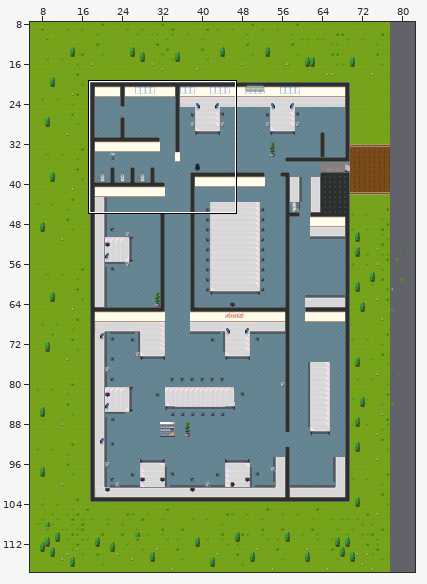
Tiled map (JSON): maps/grenoble_agency.json. Above: a wide view before the commit, with the close-up outlined.
Close-up. First the earlier version:
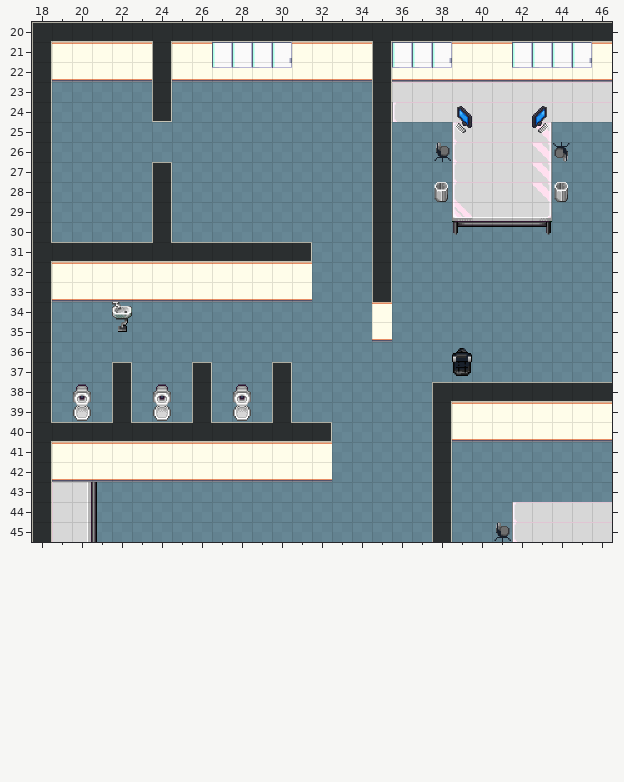
Cells are 32x32 px. Shown: x 18..46, y 20..45. The commit also changed other parts of the map, which this record leaves out.
And afterwards:
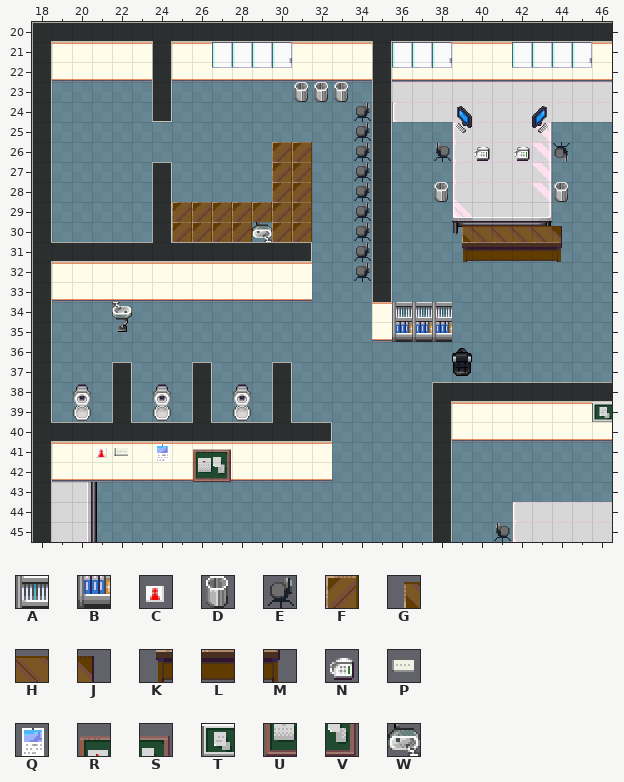
Key: from "office_1": A 19, B 35, C 87, D 96, E 115, F 128, G 129, H 130, J 131, K 145, L 146, M 147, N 151, P 163, Q 183, R 187, S 188, T 201, U 203, V 204, W 216 turned 180.
_ is an empty cell, . an unchanged one.
Diff:
--- layer "layer 1"
@@ x 25..34 @@
-23 ......___.
-24 ........._
-25 ........._
-26 .....__.._
-27 .....__.._
-28 .....__.._
-29 _______.._
-30 ____.__.._
-31 ........._
-32 ........._
+23 ......DDD.
+24 .........E
+25 .........E
+26 .....FF..E
+27 .....FF..E
+28 .....FF..E
+29 FFFFFFF..E
+30 FFFF.FF..E
+31 .........E
+32 .........E
@@ x 46..46 @@
-39 _
+39 T
@@ x 21..27 @@
-41 __._.__
-42 .....__
+41 CP.Q.RS
+42 .....UV
--- layer "layer 2"
@@ x 40..42 @@
-26 _._
+26 N.N
@@ x 29..44 @@
-30 _.........______
-31 ..........______
+30 W.........GHHHHJ
+31 ..........KLLLLM
@@ x 36..38 @@
-34 ___
-35 ___
+34 AAA
+35 BBB
